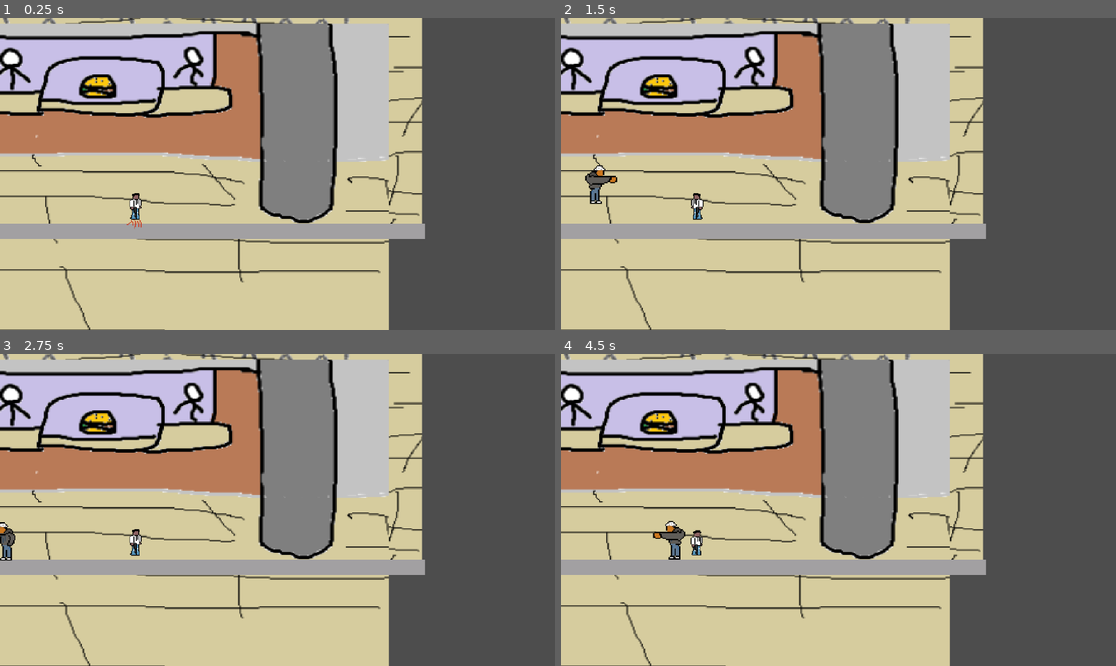
Above: before the commit, frames 1-4 (two rows, left to right).
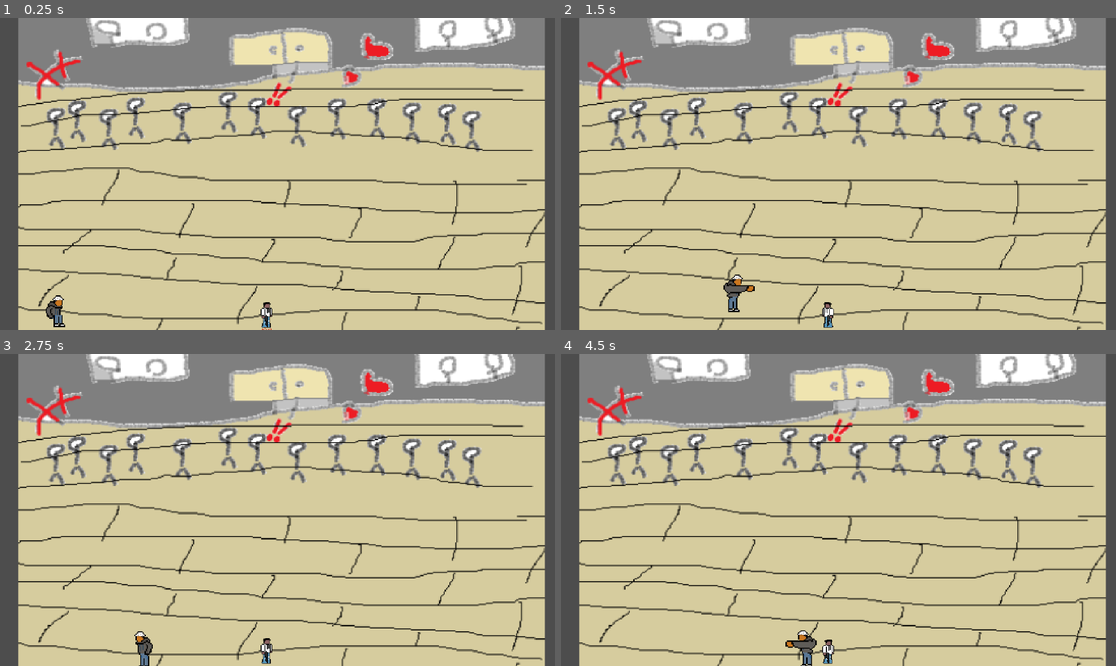
Above: after the commit, the same moments.

Repository: Nivedh-scammer/Western-Smash-College
Game: Godot game, scene res://scene/game.tscn
The game is run twice, just before and just after one commit, with the same random seed, the same clock (stepped at 60 frames per second) and the same inputs.
Inputs:
- Up to frame 1 (0.25 s): no input
- Up to frame 2 (1.5 s): tap Enter (ui_accept) at 0.5 s; hold D (Right P1) from 0.53 s (still down); tap J (Left P2) at 0.6 s; tap W (Jump P1) at 0.77 s; tap E (Punch P1) at 1.35 s
- Up to frame 3 (2.75 s): tap W (Jump P1) at 1.52 s; release D (Right P1) at 2.03 s; hold A (Left P1) from 2.03 s (still down); tap L (Right P2) at 2.1 s
- Up to frame 4 (4.5 s): release A (Left P1) at 2.78 s; hold D (Right P1) 2.78-4.28 s; tap U (Shoot P2) at 2.85 s; tap W (Jump P1) at 3.02, 3.77 s; tap J (Left P2) at 3.6 s; hold A (Left P1) from 4.28 s (still down); tap E (Punch P1) at 4.35 s

The runs differ from the first frame. In frame 1, 67% of the frame differs, in the area x 0-99%, y 0-100%; in frame 2, 68%; in frame 3, 67%; in frame 4, 68%.

Commit message:
new image and camera fix

Diff:
--- a/scene/canteen_level.tscn
+++ b/scene/canteen_level.tscn
@@ -28,14 +28,14 @@
 [node name="gym_level" type="Node2D"]
 
 [node name="TileMapLayer" type="TileMapLayer" parent="."]
-position = Vector2(0, 650)
+position = Vector2(-582, 409)
 tile_map_data = PackedByteArray("AAAAAP7/AAAAAAAAAAAAAP//AAAAAAEAAAABAP7/AAABAAAAAAABAP//AAABAAEAAAACAP7/AAAAAAAAAAACAP …(2224 unchanged characters)…
 tile_set = SubResource("TileSet_nnr8j")
 
 [node name="LeftBoundary" type="StaticBody2D" parent="."]
 
 [node name="CollisionShape2D" type="CollisionShape2D" parent="LeftBoundary"]
-position = Vector2(0, 298)
+position = Vector2(-585, 20)
 rotation = 1.5708
 scale = Vector2(4, 4)
 shape = SubResource("WorldBoundaryShape2D_uwi3b")
@@ -44,21 +44,21 @@
 position = Vector2(-452, -2)
 
 [node name="CollisionShape2D" type="CollisionShape2D" parent="RightBoundary"]
-position = Vector2(1595, 292)
+position = Vector2(1017, 37)
 rotation = -1.5708
 scale = Vector2(4, 4)
 shape = SubResource("WorldBoundaryShape2D_1ntxb")
 
 [node name="Sam" parent="." instance=ExtResource("2_aow27")]
-position = Vector2(100, 572)
+position = Vector2(-482, 331)
 scale = Vector2(2.45911, 2.5061)
 
 [node name="Nivedh" parent="." instance=ExtResource("3_0pas4")]
-position = Vector2(550, 584)
+position = Vector2(-32, 343)
 scale = Vector2(2.38699, 2)
 
 [node name="Map1" type="Sprite2D" parent="."]
 z_index = -1
-position = Vector2(583, 242)
+position = Vector2(1.00012, -0.999969)
 scale = Vector2(2.45891, 2.14489)
 texture = ExtResource("4_pxy77")
--- a/scene/game.tscn
+++ b/scene/game.tscn
@@ -1,12 +1,11 @@
-[gd_scene load_steps=3 format=3 uid="uid://cp8rvmwvicijf"]
+[gd_scene load_steps=2 format=3 uid="uid://cp8rvmwvicijf"]
 
 [ext_resource type="PackedScene" uid="uid://87ellu7d4v6s" path="res://scene/gym_level.tscn" id="1_5kiuu"]
-[ext_resource type="PackedScene" uid="uid://cbvmw56fhwcko" path="res://scene/canteen_level.tscn" id="2_dbls1"]
 
 [node name="Game" type="Node2D"]
 
 [node name="gym_level" parent="." instance=ExtResource("1_5kiuu")]
-position = Vector2(-270, -191)
+position = Vector2(-557, -272)
+scale = Vector2(0.97, 0.97)
 
-[node name="gym_level2" parent="." instance=ExtResource("2_dbls1")]
-position = Vector2(-343, 174)
+[node name="Camera2D" type="Camera2D" parent="."]
Binary file added: assets/characters/characterProfile/Versus.png
